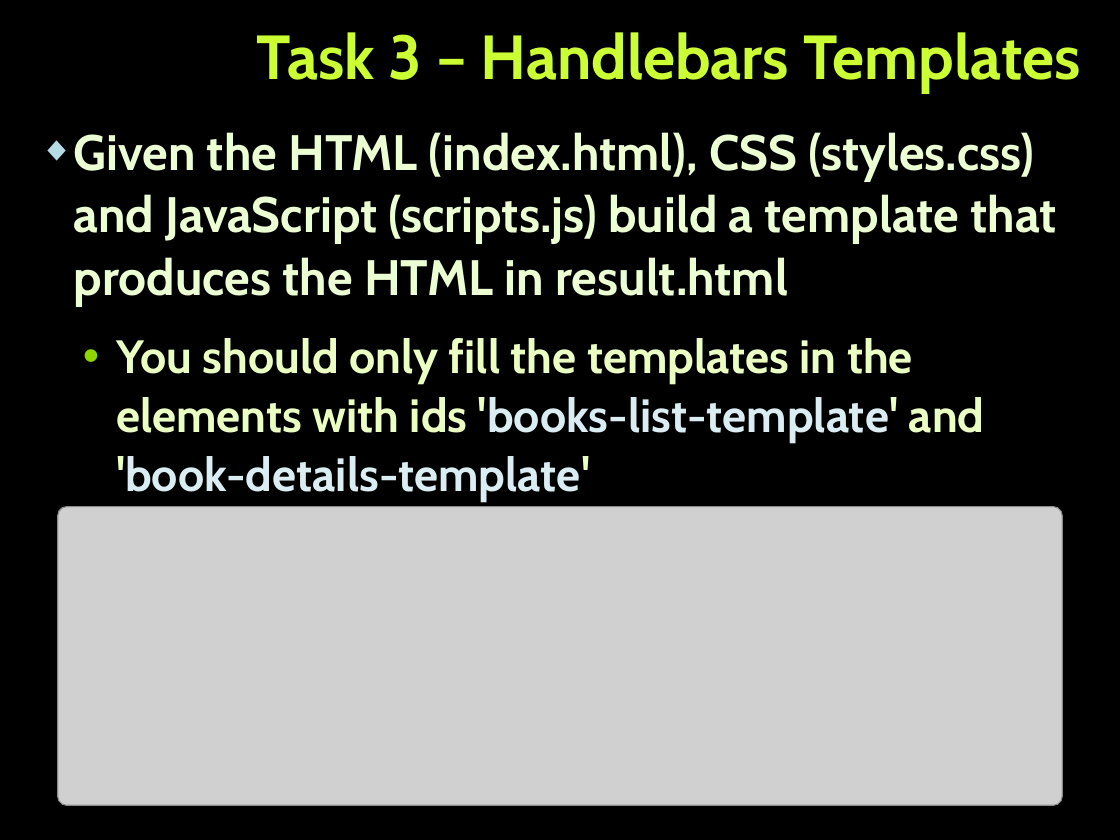
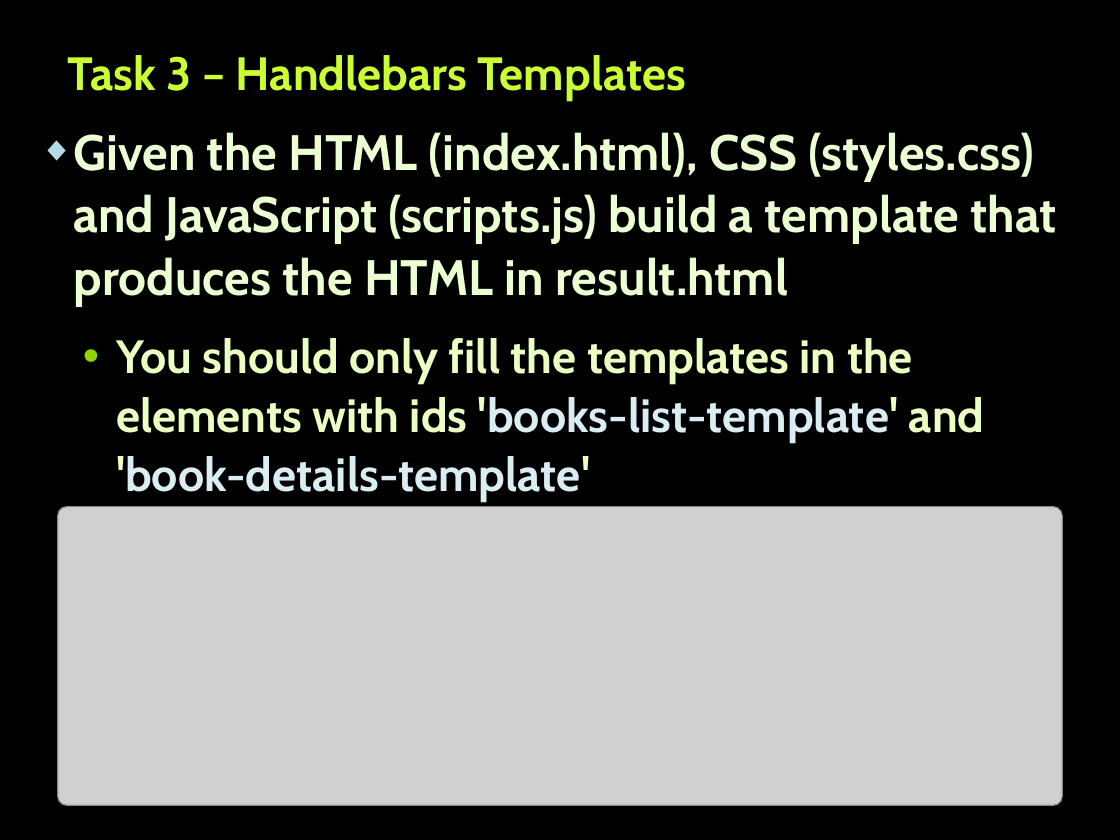
Before and after one commit to Termininja/TelerikAcademy, a slide deck: slide 5 of JavaScript/JS UI & DOM/12. Exam Preparation/Exam Preparation.pptx (slide 8 before the commit). Drawn at 1120x840 pixels with LibreOffice and Linux fonts; fonts in the diff are those of the drawing; grey boxes stand for pictures; background and template pictures are left out. Boxes give left, top, right and bottom in pixels: in the first picture for what was removed or moved away, otherwise in the second. Text is boxed around its words. In the diff, an @@ line names an element or a change of style, - is before the commit and + after.

```diff
--- a/JavaScript/JS UI & DOM/12. Exam Preparation/Exam Preparation.pptx
+++ b/JavaScript/JS UI & DOM/12. Exam Preparation/Exam Preparation.pptx
@@ title "Task 3 – Handlebars Templates": place and size @@
-title "Task 3 – Handlebars Templates" at bbox=[256, 32, 1081, 93]
+title "Task 3 – Handlebars Templates" at bbox=[67, 55, 686, 101]
@@ title "Task 3 – Handlebars Templates" at bbox=[67, 55, 686, 101]: size 40 to 30 pt; alignment right to left @@
```
Also in this commit, not shown: 4 other slides changed, 3 slides removed, 5 other files.
